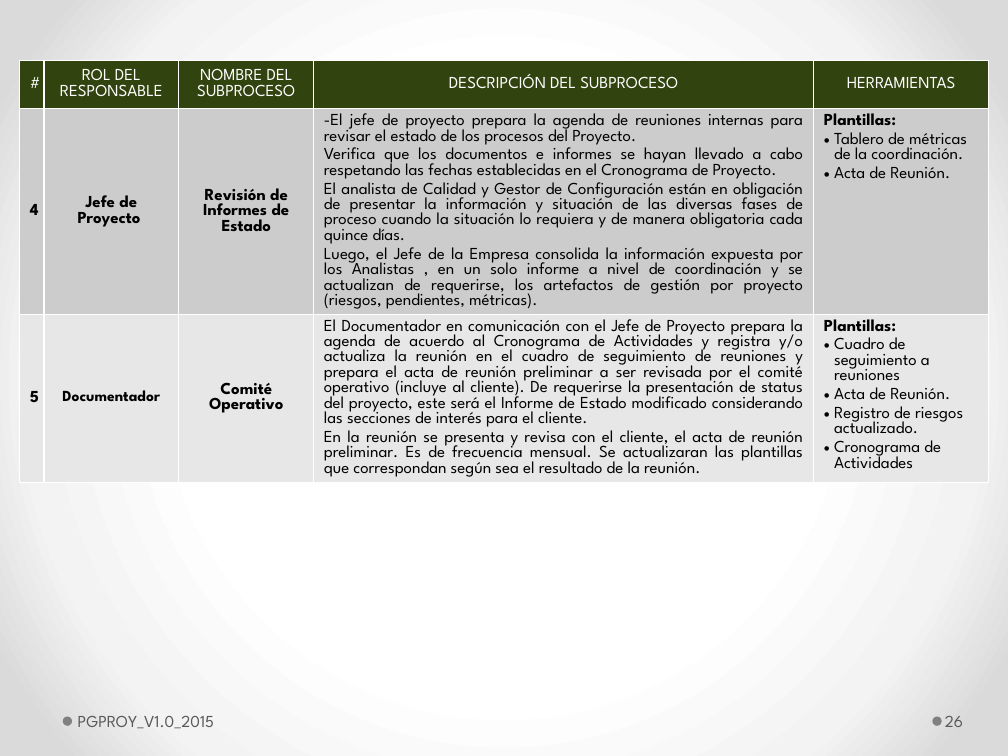
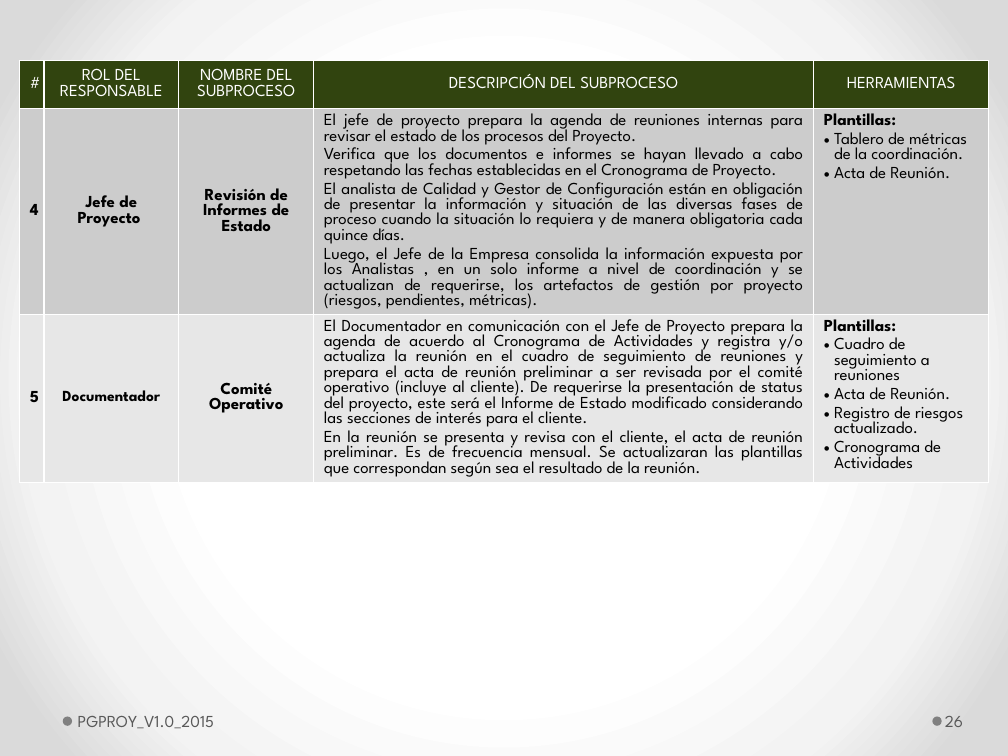
Before and after one commit to lowrider80/UTP-GPS-ALARM, a slide deck: slide 26 of Area_de_Proceso-_PP-PMC/PGPROY_V1.0_2015.pptx. Drawn at 1008x756 pixels with LibreOffice and Linux fonts; fonts in the diff are those of the drawing. Boxes give left, top, right and bottom in pixels: in the first picture for what was removed or moved away, otherwise in the second. Text is boxed around its words. In the diff, an @@ line names an element or a change of style, - is before the commit and + after.

Commit message:
Proceso de Gestion
Proceso de Gestion

```diff
--- a/Area_de_Proceso-_PP-PMC/PGPROY_V1.0_2015.pptx
+++ b/Area_de_Proceso-_PP-PMC/PGPROY_V1.0_2015.pptx
@@ table at [20, 60, 989, 671] @@
-row 2, column 4: -El jefe de proyecto prepara la agenda de reuniones internas para revisar el estado de los procesos del Proyecto. / Verifica que los documentos e informes se hayan llevado a cabo respetando las fechas establecidas en el Cronograma de Proyecto. / El analista de Calidad y Gestor de Configuración están en obligación de presentar la información y situación de las diversas fases de proceso cuando la situación lo requiera y de manera obligatoria cada quince días. / Luego, el Jefe de la Empresa consolida la información expuesta por los Analistas , en un solo informe a nivel de coordinación y se actualizan de requerirse, los artefactos de gestión por proyecto (riesgos, pendientes, métricas).
+row 2, column 4: El jefe de proyecto prepara la agenda de reuniones internas para revisar el estado de los procesos del Proyecto. / Verifica que los documentos e informes se hayan llevado a cabo respetando las fechas establecidas en el Cronograma de Proyecto. / El analista de Calidad y Gestor de Configuración están en obligación de presentar la información y situación de las diversas fases de proceso cuando la situación lo requiera y de manera obligatoria cada quince días. / Luego, el Jefe de la Empresa consolida la información expuesta por los Analistas , en un solo informe a nivel de coordinación y se actualizan de requerirse, los artefactos de gestión por proyecto (riesgos, pendientes, métricas).
```
Also in this commit, not shown: 11 other slides changed.
